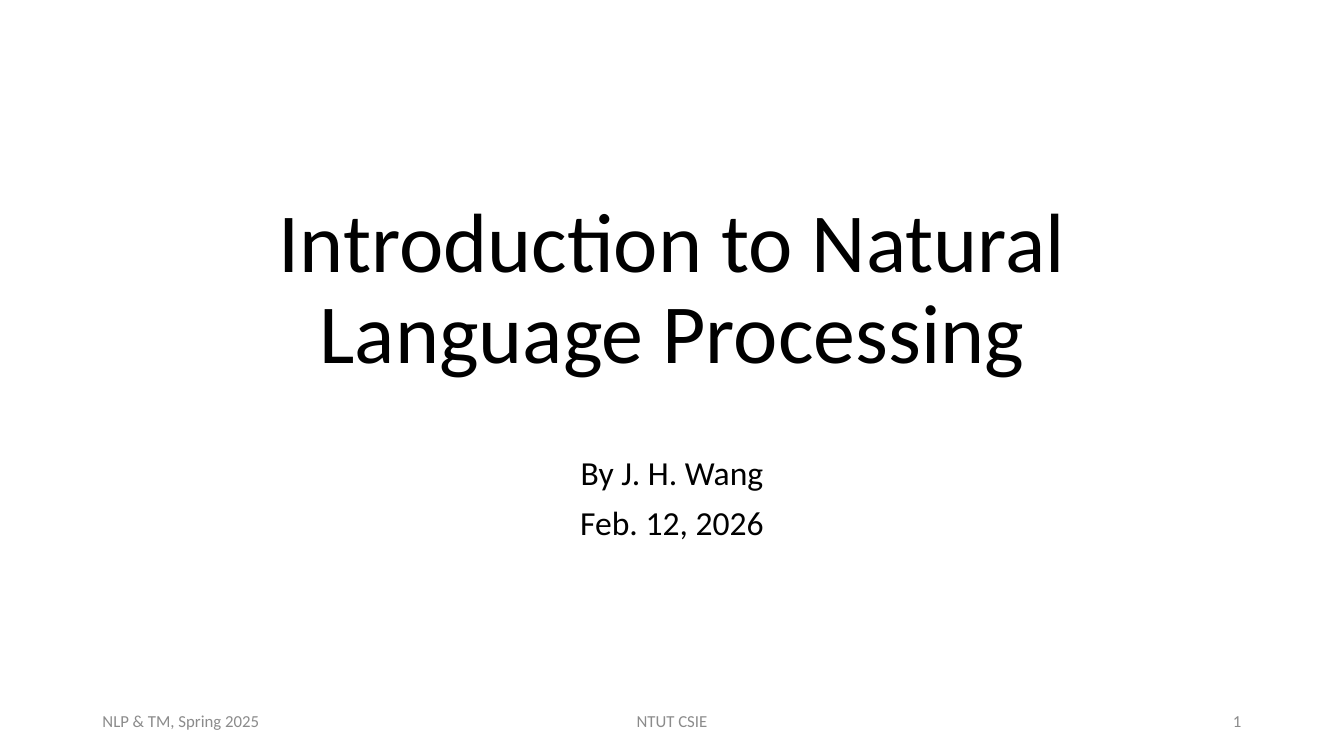
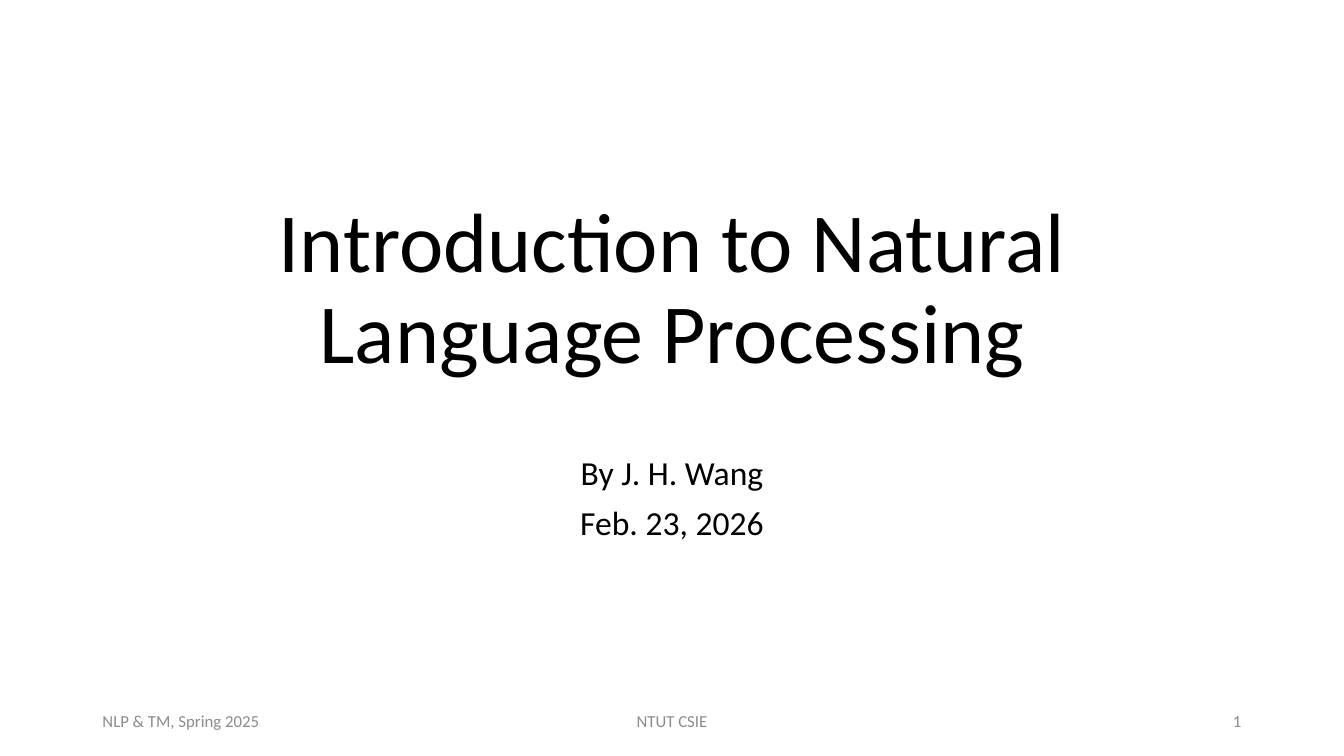
Before and after one commit to chriswjh/chriswjh.github.io, a slide deck: slide 1 of NLP_TM/01-IntroNLP.pptx. Drawn at 1344x756 pixels with LibreOffice and Linux fonts; fonts in the diff are those of the drawing. Boxes give left, top, right and bottom in pixels: in the first picture for what was removed or moved away, otherwise in the second. Text is boxed around its words. In the diff, an @@ line names an element or a change of style, - is before the commit and + after.

```diff
--- a/NLP_TM/01-IntroNLP.pptx
+++ b/NLP_TM/01-IntroNLP.pptx
@@ subtitle at box(580, 511, 764, 539): text changed @@
-Feb. 12, 2026
+Feb. 23, 2026
```
Also in this commit, not shown: 1 other slide changed.
